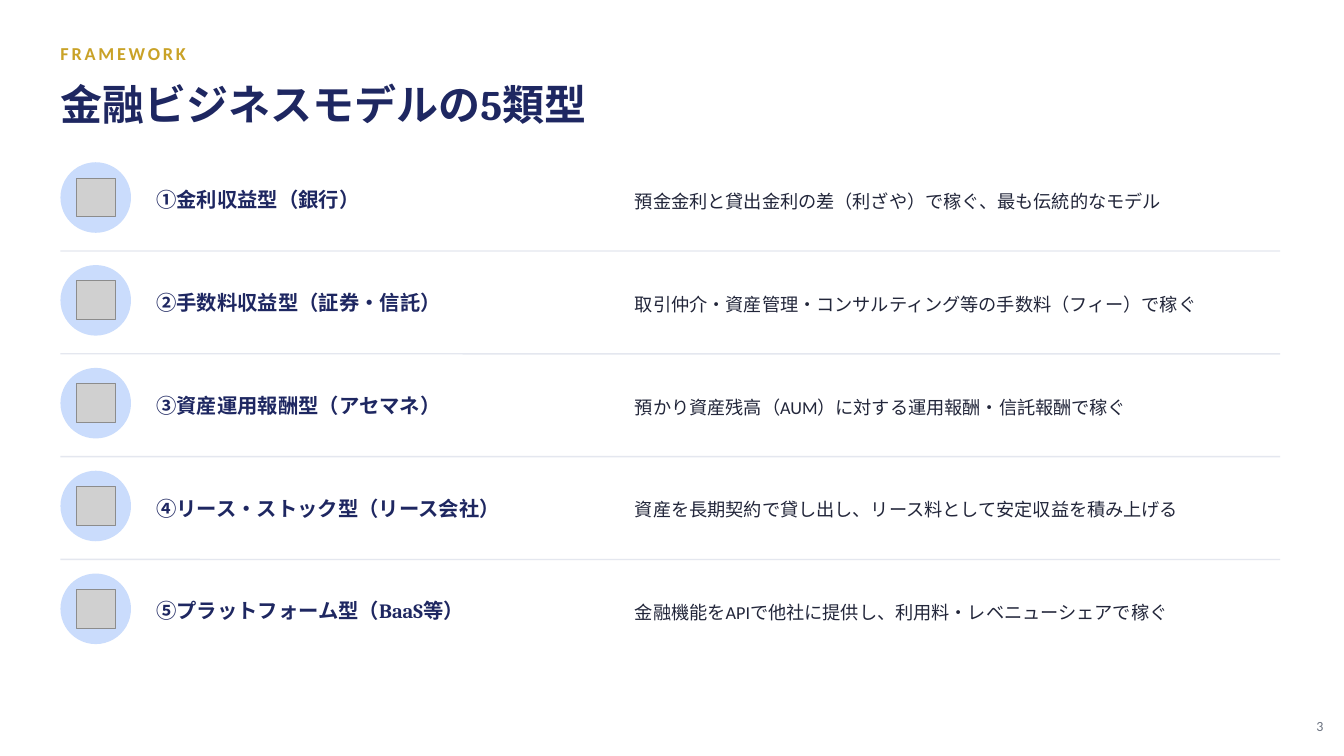
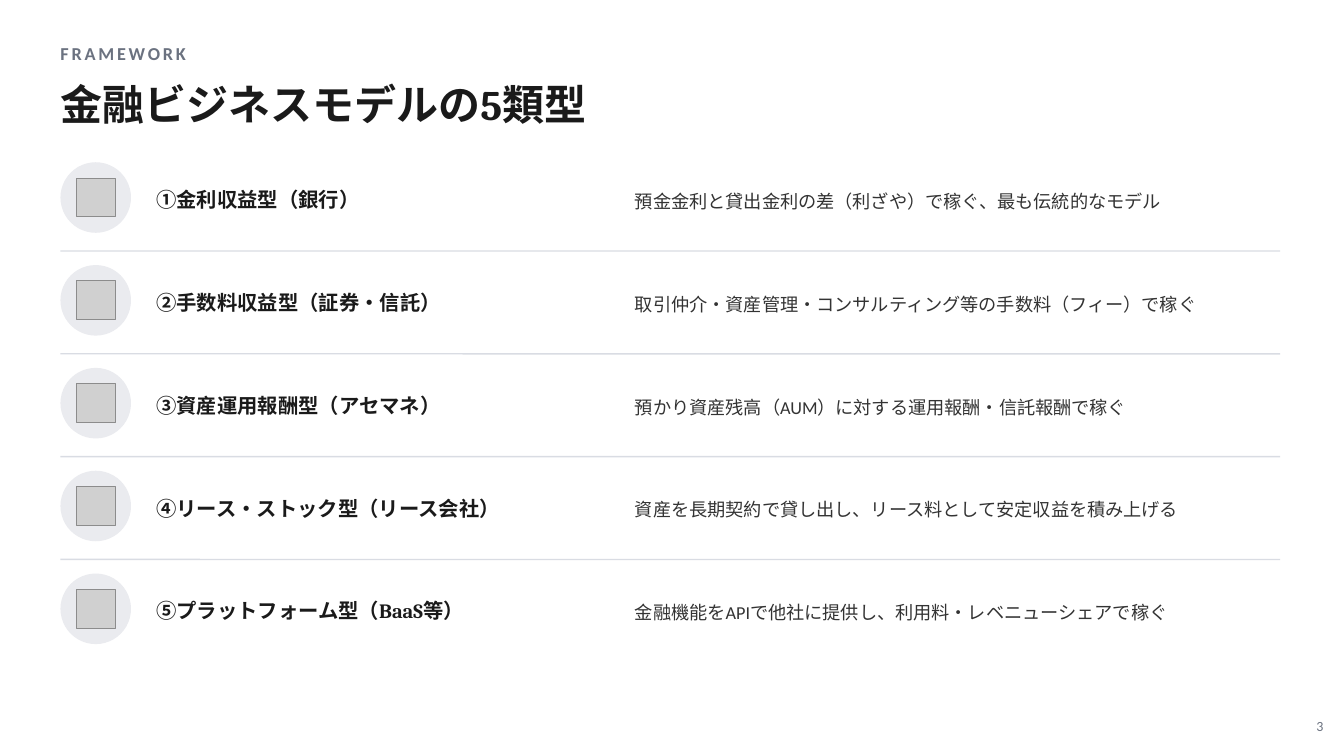
Before and after one commit to nasukazunori/NasuVault2, a slide deck: slide 3 of 信吾/NRI/添付ファイル/金融ビジネスモデル_GD対策.pptx. Drawn at 1344x756 pixels with LibreOffice and Linux fonts; fonts in the diff are those of the drawing; grey boxes stand for pictures. Boxes give left, top, right and bottom in pixels: in the first picture for what was removed or moved away, otherwise in the second. Text is boxed around its words. In the diff, an @@ line names an element or a change of style, - is before the commit and + after.

```diff
--- a/信吾/NRI/添付ファイル/金融ビジネスモデル_GD対策.pptx
+++ b/信吾/NRI/添付ファイル/金融ビジネスモデル_GD対策.pptx
@@ text "FRAMEWORK" at box(60, 48, 185, 60): text colour #C9A227 to #6B7280 @@
@@ text colour #1E2761 to #1A1A1A in 6 elements at box(60, 83, 586, 124), box(156, 189, 359, 209), box(156, 292, 441, 312), box(156, 395, 440, 415), box(156, 498, 500, 518), box(156, 600, 463, 620) @@
@@ text colour #22263A to #333333 in 5 elements at box(635, 192, 1161, 210), box(635, 295, 1196, 313), box(635, 398, 1126, 416), box(635, 500, 1178, 518), box(635, 603, 1167, 621) @@
@@ fill #CADCFC to #EAEBEF in 5 elements at box(60, 162, 131, 233), box(60, 265, 131, 336), box(60, 368, 131, 439), box(60, 471, 131, 541), box(60, 574, 131, 644) @@
```
Also in this commit, not shown: 10 other slides changed.
